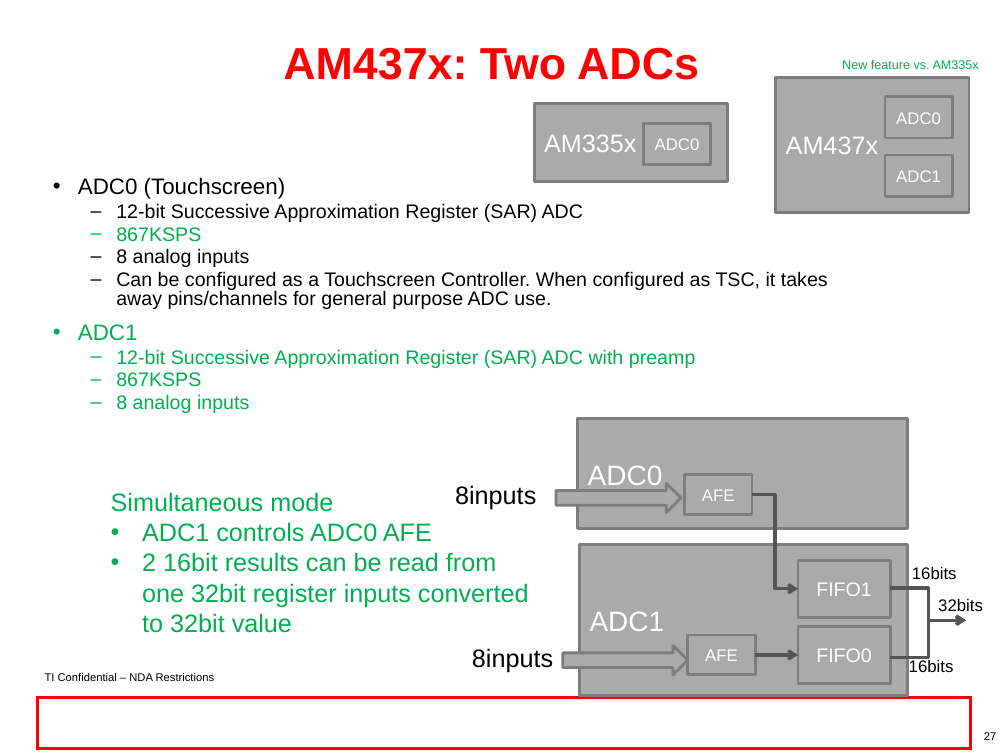
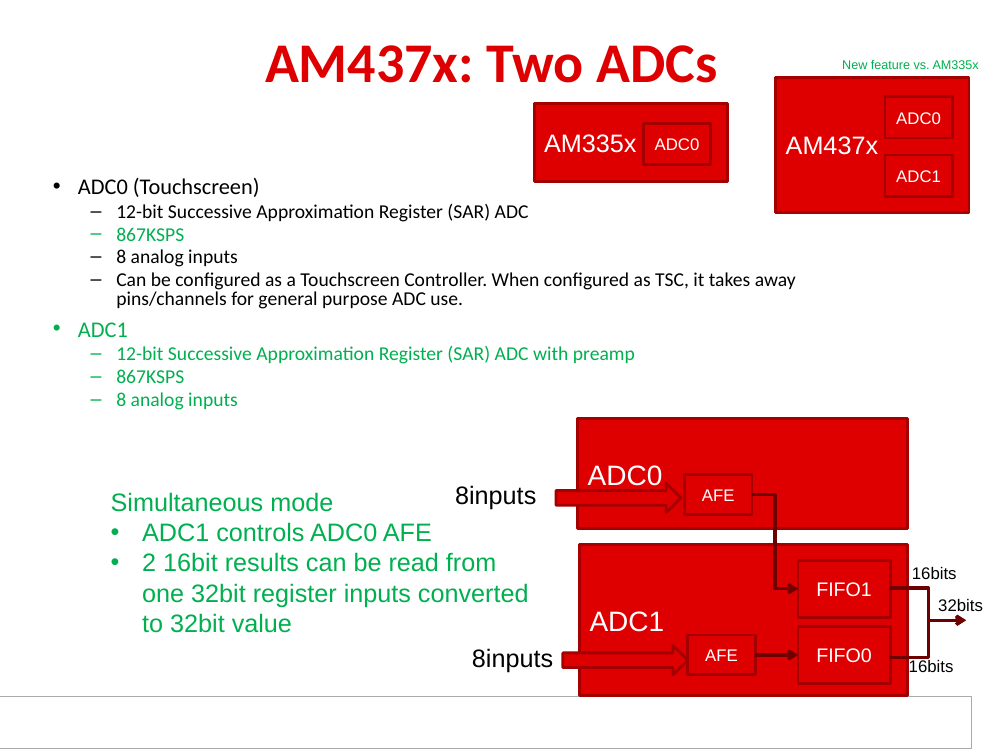
Before and after one commit to hari1989/keystone-workshop, a slide deck: slide 29 of preliminary/Working/presentations/Sitara/Ran_sitara_boot_camp_am437x_technical_overview_final.pptx (slide 27 before the commit). Drawn at 1008x756 pixels with LibreOffice and Linux fonts; fonts in the diff are those of the drawing; background and template pictures are left out. Boxes give left, top, right and bottom in pixels: in the first picture for what was removed or moved away, otherwise in the second. Text is boxed around its words. In the diff, an @@ line names an element or a change of style, - is before the commit and + after.

```diff
--- a/preliminary/Working/presentations/Sitara/Ran_sitara_boot_camp_am437x_technical_overview_final.pptx
+++ b/preliminary/Working/presentations/Sitara/Ran_sitara_boot_camp_am437x_technical_overview_final.pptx
@@ title "AM437x: Two ADCs" at <box>265,45,718,83</box>: size 32 to 40 pt, font Arial to Calibri, text colour #FF0000 to #DE0000 @@
@@ text "ADC0 (Touchscreen)" at <box>78,178,796,410</box>: font Arial to Calibri; less space between paragraphs @@
@@ fill #AAAAAA to #DE0000; outline #7E7E7E 2 pt to #A40000 2 pt in 13 elements at <box>534,104,728,181</box>, <box>643,124,711,165</box>, <box>578,418,907,528</box>, <box>580,544,907,696</box>, <box>798,627,891,683</box>, <box>798,560,891,617</box>, <box>687,635,755,675</box>, <box>684,475,752,515</box>, <box>776,78,970,213</box>, <box>885,97,953,138</box>, <box>885,155,953,197</box>, <box>562,645,687,674</box>, <box>556,483,681,512</box> @@
@@ elbow arrow (752, 495) - (798, 589): stroke #555555 2.25 pt to #6F0000 2.25 pt @@
@@ elbow arrow (890, 588) - (966, 620): stroke #555555 2.25 pt to #6F0000 2.25 pt @@
@@ elbow arrow (890, 657) - (966, 620): stroke #555555 2.25 pt to #6F0000 2.25 pt @@
@@ arrow (755, 655) - (798, 655): stroke #555555 2.25 pt to #6F0000 2.25 pt @@
@@ text removed at <box>45,673,215,681</box> @@
-TI Confidential – NDA Restrictions
@@ rectangle added at <box>0,697,972,748</box>, fill #FFFFFF, outline #AAAAAA 0.75 pt @@
@@ rectangle: place and size @@
-rectangle at <box>37,698,971,749</box>
+rectangle at <box>5,698,969,748</box>
@@ rectangle at <box>5,698,969,748</box>: fill none to #FFFFFF; outline #FF0000 2 pt to none @@
@@ page number removed at <box>984,732,996,740</box> @@
-27
```
Also in this commit, not shown: 49 other slides changed, 5 slides added, 3 slides removed.
